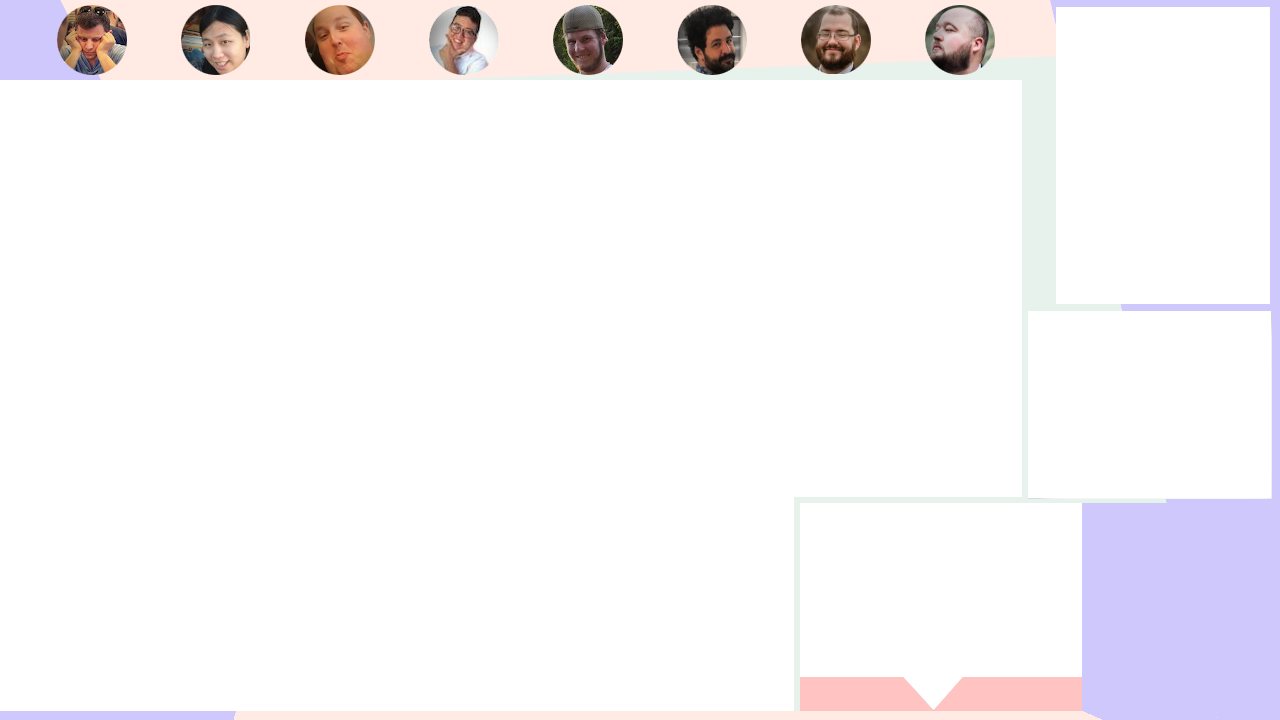
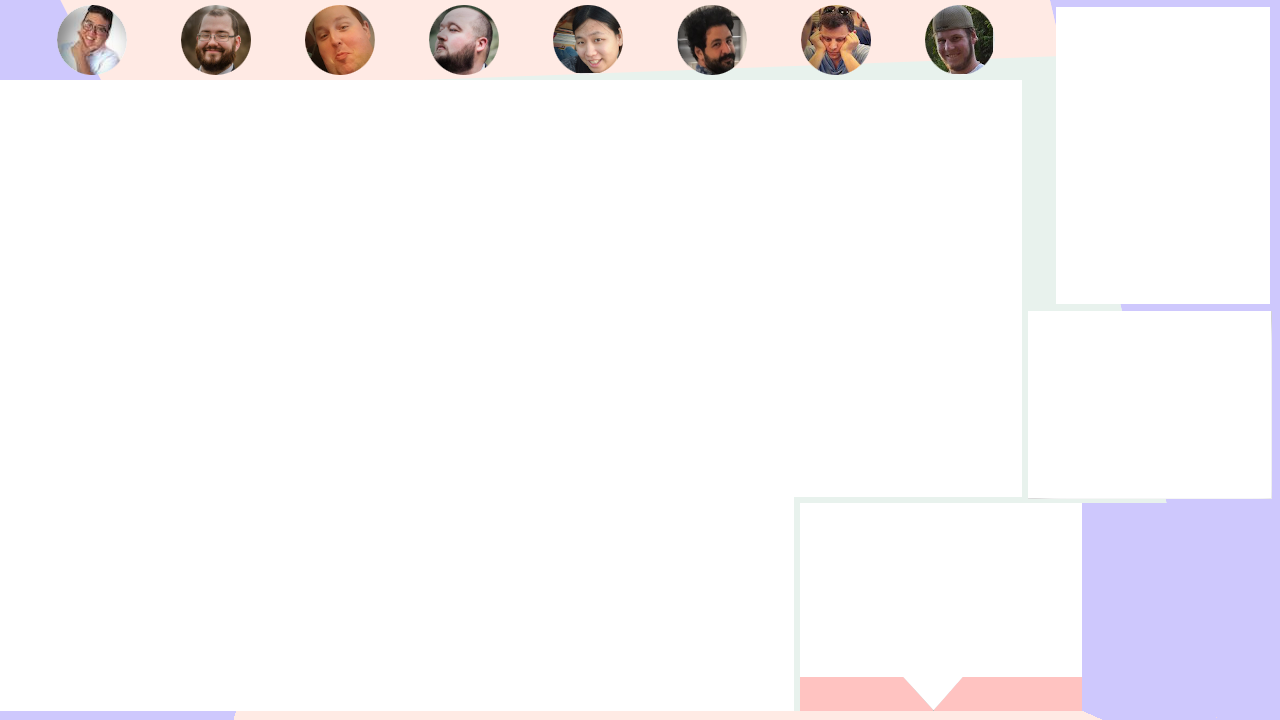
Two versions of the same layered image (1280x720). Layer-by-layer changes:
moved "cody-owen-small.jpg" above "mike-viviano-small.jpg", painted on it over [181, 5, 871, 75]
moved "mike-viviano-small.jpg" above "cj-voege-small.jpg", painted on it over [57, 5, 871, 75]
painted on "cj-voege-small.jpg" over [57, 5, 499, 75]
painted on "john-morris-small.jpg" over [429, 5, 995, 75]
painted on "coty-gunnet-small.jpg" over [553, 5, 994, 75]
painted on "elaine-cao-small.jpg" over [181, 5, 623, 75]
